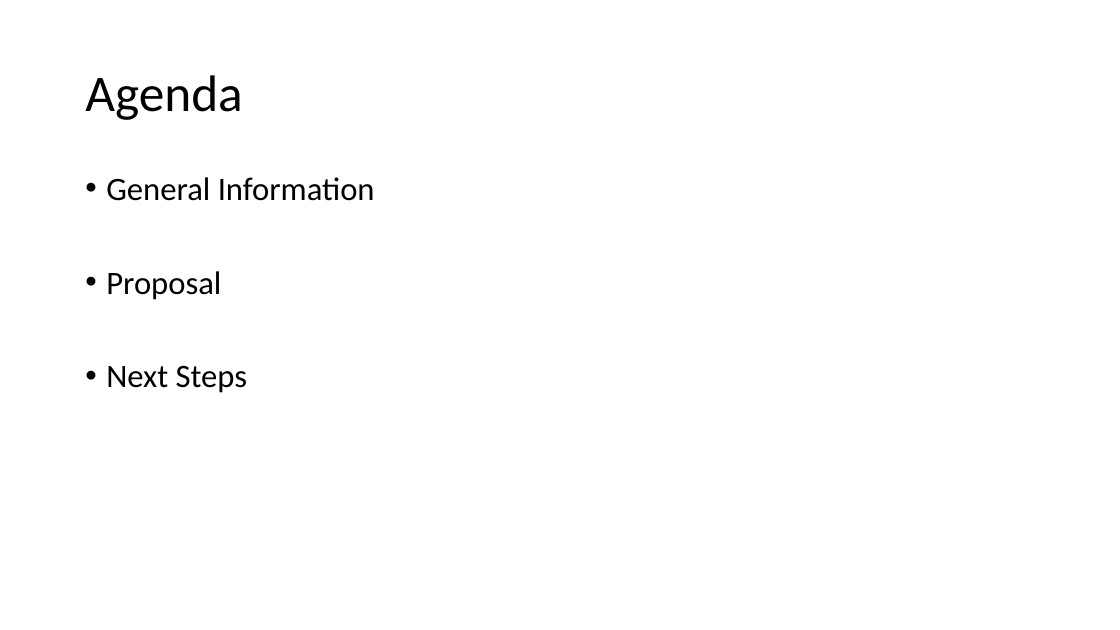
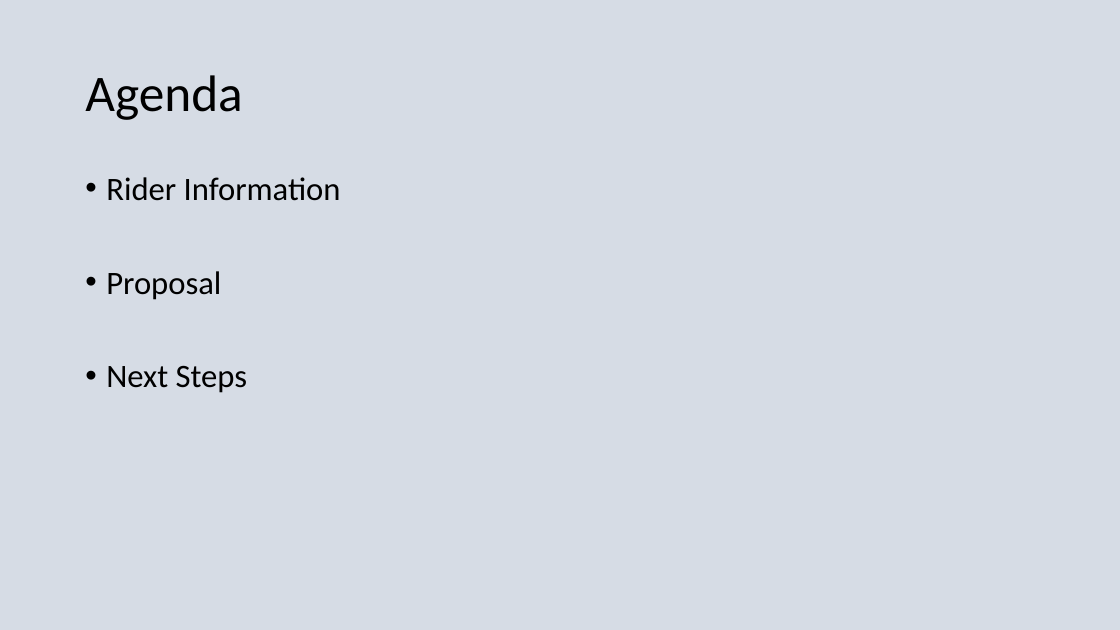
Before and after one commit to cglovertenn/Citi_Bike_Expanded, a slide deck: slide 2 of CitiBike_Final.pptx. Drawn at 1120x630 pixels with LibreOffice and Linux fonts; fonts in the diff are those of the drawing. Boxes give left, top, right and bottom in pixels: in the first picture for what was removed or moved away, otherwise in the second. Text is boxed around its words. In the diff, an @@ line names an element or a change of style, - is before the commit and + after.

```diff
--- a/CitiBike_Final.pptx
+++ b/CitiBike_Final.pptx
@@ background #FFFFFF to #D6DCE5 @@
@@ text at box(106, 177, 341, 201): text changed @@
-• General Information
+• Rider Information
```
Also in this commit, not shown: 3 other slides changed, 8 slides added, 7 slides removed.
